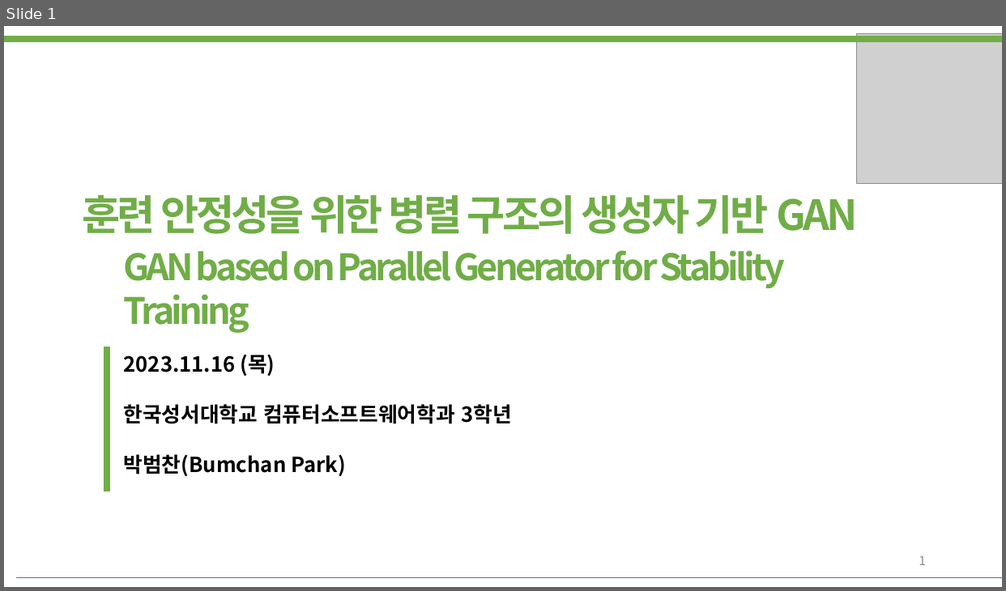
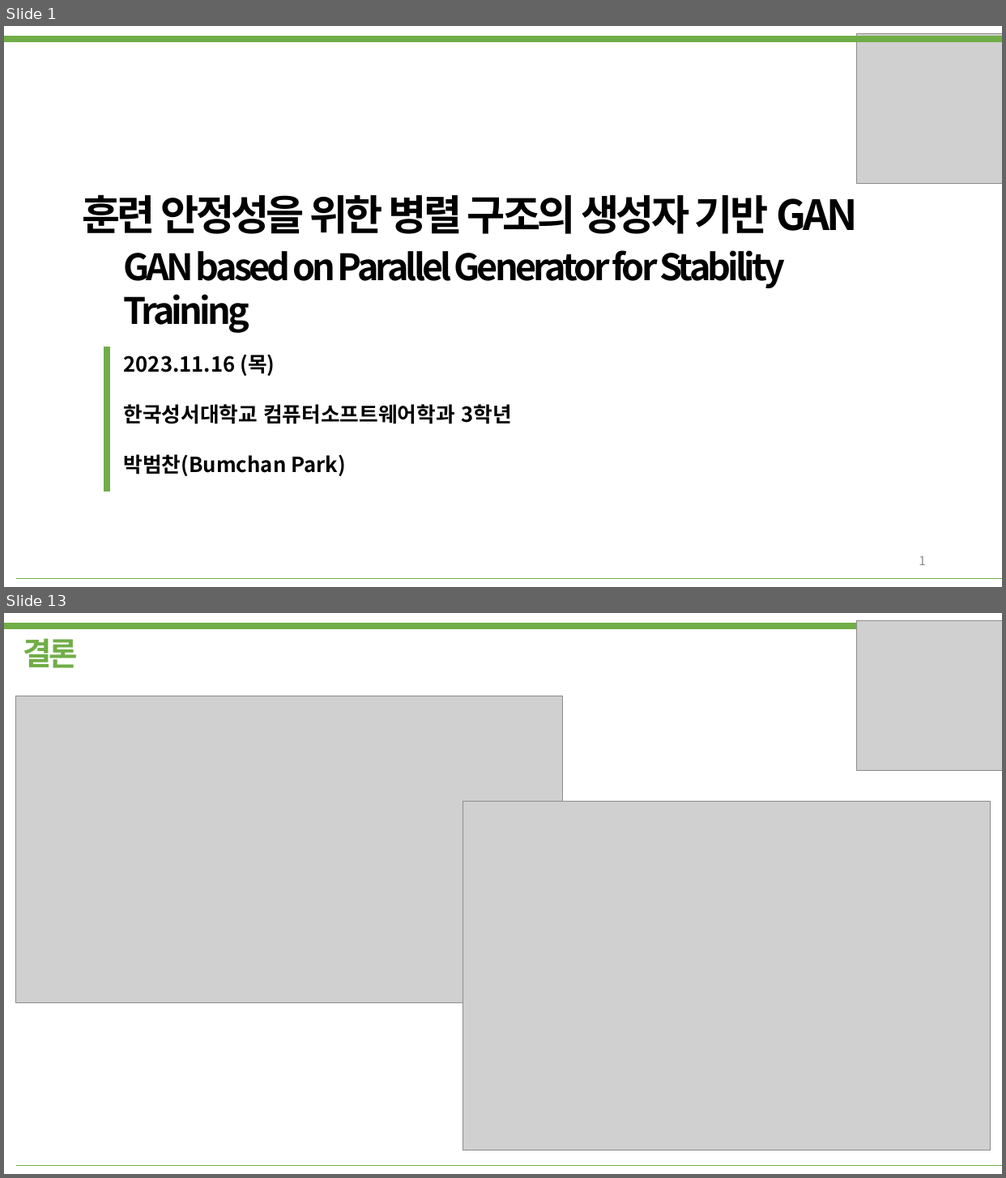
Before and after one commit to bumcoding/GAN_Indicators, a slide deck: 발표자료.pptx. Shown one above the other, each under a label of ours: slide 1 before the commit, slides 1 and 13 after it; the slides between them are not shown. The pictures are 1006x591 and 1006x1178 pixels, drawn with LibreOffice and Linux fonts; fonts in the diff are those of the drawing; grey boxes stand for pictures. Boxes give left, top, right and bottom in pixels: in the first picture for what was removed or moved away, otherwise in the second. Text is boxed around its words. In the diff, an @@ line names an element or a change of style, - is before the commit and + after.

```diff
--- a/발표자료.pptx
+++ b/발표자료.pptx
@@ slide 13 added at <box>4,613,1002,1174</box>, background #FFFFFF @@
@@ line added from (4, 627) to (1002, 627), #70AD47 6 pt @@
@@ picture added at <box>857,621,1002,771</box> @@
@@ text added at <box>23,638,78,668</box>, 30 pt, text #70AD47, bold @@
+결론
@@ picture added at <box>16,696,562,1003</box> @@
@@ picture added at <box>463,802,990,1152</box> @@
@@ line added from (16, 1165) to (1002, 1165), #70AD47 0.25 pt @@
@@ slide 1 changed as well @@
@@ text "훈련 안정성을 위한 병렬 구조의 ..." at <box>83,194,858,234</box>: text colour #70AD47 to #000000 @@
@@ text "GAN based on Parallel Generator ..." at <box>124,250,786,333</box>: text colour #70AD47 to #000000 @@
@@ line (16, 578) - (1002, 578): stroke #4472C4 0.25 pt to #70AD47 0.25 pt @@
```
Also in this commit, not shown: 11 other slides added, 1 slide removed, 3 other files.
